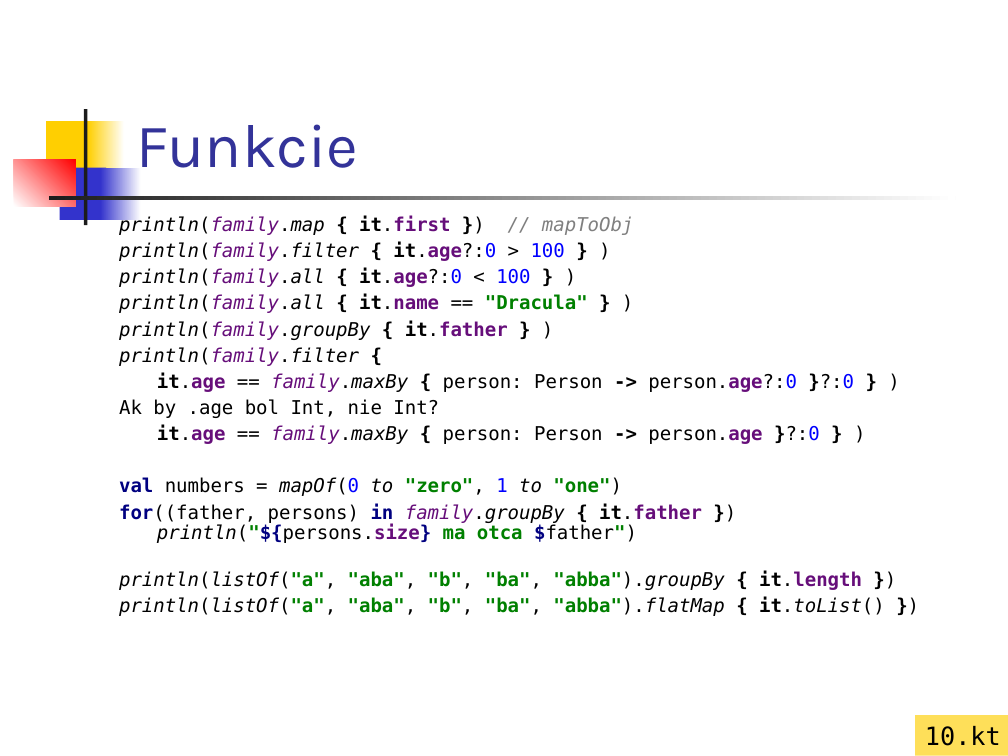
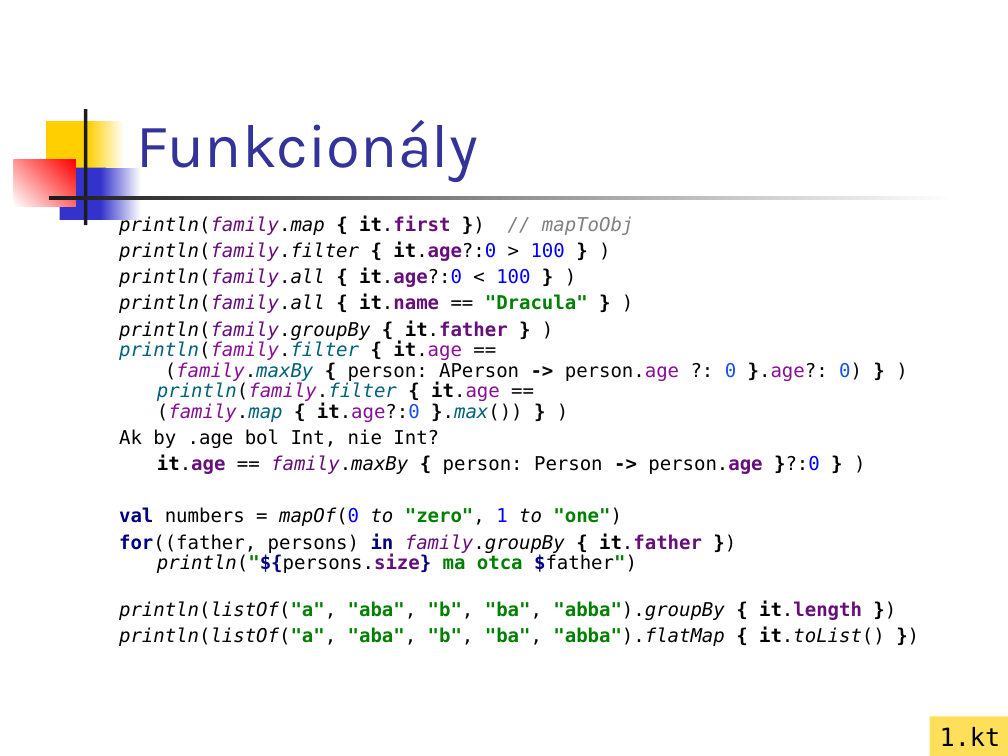
Before and after one commit to vmandro/Prednasky, a slide deck: slide 25 of 01/01_Kotlin.ppt. Drawn at 1008x756 pixels with LibreOffice and Linux fonts; fonts in the diff are those of the drawing. Boxes give left, top, right and bottom in pixels: in the first picture for what was removed or moved away, otherwise in the second. Text is boxed around its words. In the diff, an @@ line names an element or a change of style, - is before the commit and + after.

```diff
--- a/01/01_Kotlin.ppt
+++ b/01/01_Kotlin.ppt
@@ title at <box>137,120,478,182</box>: text changed @@
-Funkcie
+Funkcionály
@@ text at <box>119,341,862,422</box>: text changed; text colour #000000 to #080808 @@
-println(family.filter {
-it.age == family.maxBy { person: Person -> person.age?:0 }?:0 } )
+println(family.filter { it.age ==
+(family.maxBy { person: APerson -> person.age ?: 0 }.age?: 0) } )
+println(family.filter { it.age ==
+(family.map { it.age?:0 }.max()) } )
@@ rectangle "1.kt": place and size @@
-rectangle "1.kt" at <box>915,716,1008,756</box>
+rectangle "1.kt" at <box>929,717,1008,756</box>
@@ text in rectangle at <box>940,727,1001,746</box>: text changed @@
-10.kt
+1.kt
```
Also in this commit, not shown: 4 other slides changed, 1 slide removed, 4 other files.
